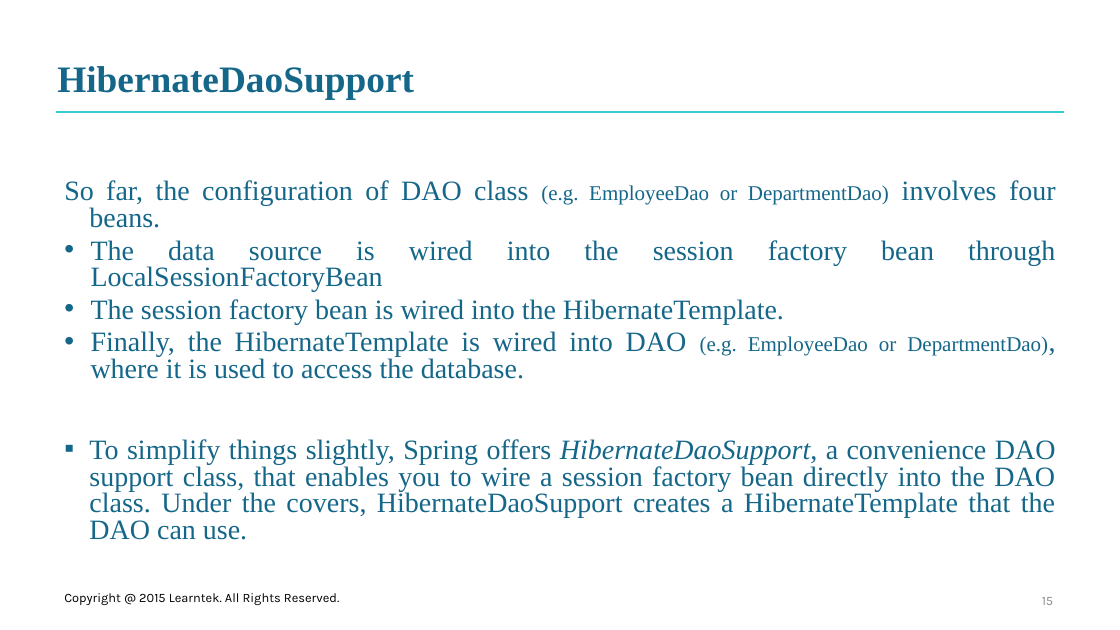
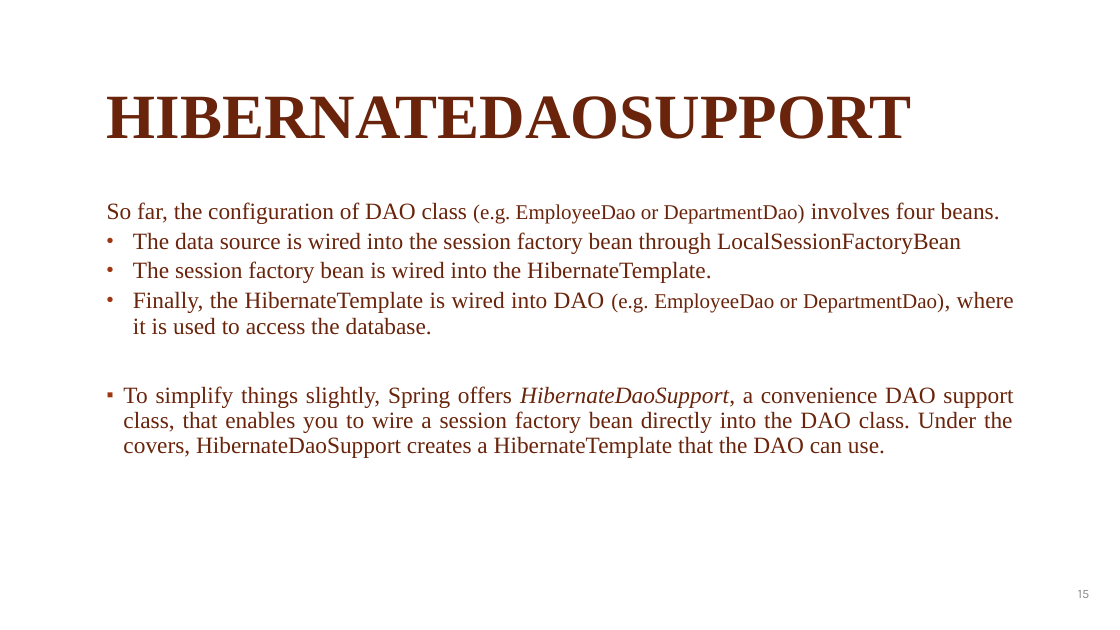
Before and after one commit to santoshkar/Spring, a slide deck: slide 15 of Presentations/Part-5-Spring hibernate.pptx. Drawn at 1120x630 pixels with LibreOffice and Linux fonts; fonts in the diff are those of the drawing; background and template pictures are left out. Boxes give left, top, right and bottom in pixels: in the first picture for what was removed or moved away, otherwise in the second. Text is boxed around its words. In the diff, an @@ line names an element or a change of style, - is before the commit and + after.

Commit message:
Removed learntek

```diff
--- a/Presentations/Part-5-Spring hibernate.pptx
+++ b/Presentations/Part-5-Spring hibernate.pptx
@@ title "HIBERNATEDAOSUPPORT" at box(107, 96, 912, 139): vertical alignment bottom to middle @@
@@ line removed from (56, 112) to (1065, 112) @@
@@ title at box(107, 96, 912, 139): text changed; size 32 to 54 pt; text colour #156789 to #69240C @@
-HibernateDaoSupport
+HIBERNATEDAOSUPPORT
@@ text "So far, the configuration of ...": place and size @@
-text "So far, the configuration of ..." at box(64, 180, 1056, 540)
+text "So far, the configuration of ..." at box(107, 202, 1014, 458)
@@ text "So far, the configuration of ..." at box(107, 202, 1014, 458): size 24 to 20 pt in "So far, the configuration of DAO class ...", "The data source is wired into the ...", "The session factory bean is wired into ...", "Finally, the HibernateTemplate is wired into DAO ..." and 1 more places; text colour #156789 to #69240C; indent changed; line spacing 0.8 to 0.9; less space between paragraphs @@
@@ text removed at box(64, 593, 339, 605) @@
-Copyright @ 2015 Learntek. All Rights Reserved.
@@ page number: place and size @@
-page number at box(1042, 597, 1053, 605)
+page number at box(1078, 590, 1089, 598)
@@ ellipse added at box(1050, 575, 1087, 612), outline #FFFFFF 1 pt @@
```
Also in this commit, not shown: 19 other slides changed, 7 other files.
